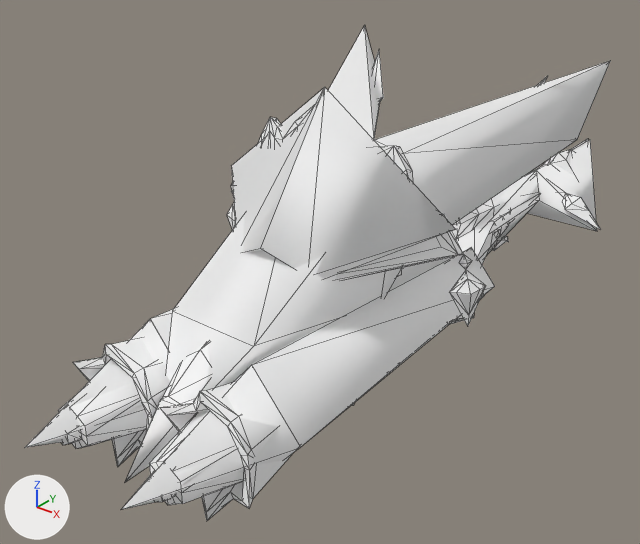
A saved change to the glTF model docs/models/weapons/w04/075.glb.
The view is the same before and after, from a 50 mm camera at (1.14, -2.065, 0.783) aimed at (-0.144, -0.461, -0.211). The lights are fixed; the arrows at lower left show +X, +Y and +Z. The older version comes first. Mesh edges are drawn as thin lines. Vertices at exactly the same position are counted once.

Script lines for the objects in view, before the commit:
```python
me_group_0 = bpy.data.meshes.new('Group[0]')
me_group_0.from_pydata(...)  # 643 vertices, 1057 faces; spans x -0.25..0.25, y -1.24..0.86, z -0.39..0.28
# faces by material slot: [389, 668]
me_group_0.materials.append(mat_xfb__e0_m00_hbg075_env)  # white #ffffff
me_group_0.materials.append(mat_xfb__e1_m00_hbg075_env)  # white #ffffff
me_group_1 = bpy.data.meshes.new('Group[1]')
me_group_1.from_pydata(...)  # 182 vertices, 304 faces; spans x -0.261..0.26, y -1.353..-0.79, z -0.401..-0.105
# faces by material slot: [92, 212]
me_group_1.materials.append(mat_xfb__e0_m00_hbg075_env)  # white #ffffff
me_group_1.materials.append(mat_xfb__e1_m00_hbg075_env)  # white #ffffff
me_group_2 = bpy.data.meshes.new('Group[2]')
me_group_2.from_pydata(...)  # 141 vertices, 244 faces; spans x -0.364..0.364, y -0.84..-0.531, z -0.161..0.328
# faces by material slot: [36, 208]
me_group_2.materials.append(mat_xfb__e0_m00_hbg075_env)  # white #ffffff
me_group_2.materials.append(mat_xfb__e1_m00_hbg075_env)  # white #ffffff
ob_group_0 = bpy.data.objects.new('Group[0]', me_group_0)
ob_group_0.location = (0.0, 0.0, 0.0)
ob_group_1 = bpy.data.objects.new('Group[1]', me_group_1)
ob_group_1.location = (0.0, 0.0, 0.0)
ob_group_2 = bpy.data.objects.new('Group[2]', me_group_2)
ob_group_2.location = (0.0, 0.0, 0.0)
# also in view: 'Group[100]' at (0.0, -0.137, -0.041)
```
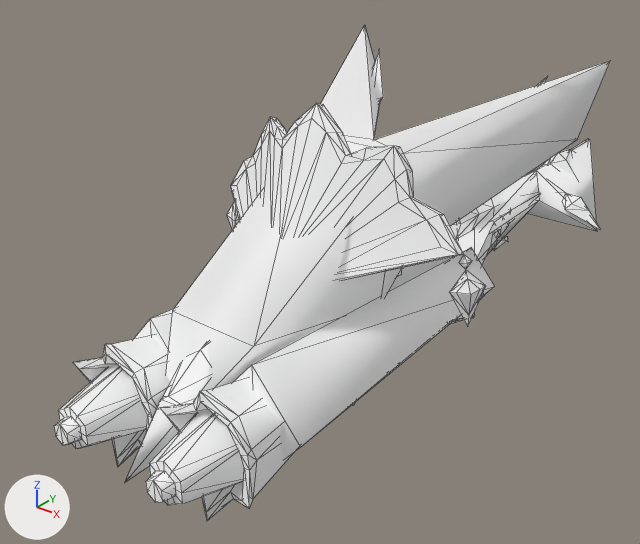
Pixel boxes (x1, y1, x2, y2) of what changed, in the pictures (640 x 544 px):
'Group[2]', reshaped (7% shorter)
    before: (227, 87, 486, 326)
    after: (227, 103, 486, 326)
'Group[1]', reshaped
    before: (26, 319, 300, 520)
    after: (54, 335, 294, 520)
part 1 of me_group_1, deleted
    before: (26, 319, 168, 447)
part 2 of me_group_1, deleted
    before: (121, 365, 300, 510)
part 3 of me_group_2, deleted
    before: (231, 87, 456, 279)

The edits, one by one:
me_group_1 is used by ob_group_1; location (0.0, 0.0, 0.0).
me_group_1 had 182 vertices, 304 faces and spanned x -0.261..0.26, y -1.353..-0.79, z -0.401..-0.105.
me_group_1 now has 172 vertices, 296 faces and spans x -0.248..0.246, y -1.275..-0.79, z -0.401..-0.105.
me_group_1 part 1: the loose piece of 5 vertices spanning x -0.261..-0.025, y -1.353..-1.025, z -0.379..-0.106 is deleted.
me_group_1 part 2: the loose piece of 5 vertices spanning x 0.025..0.26, y -1.353..-1.025, z -0.379..-0.106 is deleted.
me_group_2 is used by ob_group_2; location (0.0, 0.0, 0.0).
me_group_2 had 141 vertices, 244 faces and spanned x -0.364..0.364, y -0.84..-0.531, z -0.161..0.328.
me_group_2 now has 132 vertices, 230 faces and spans x -0.364..0.364, y -0.801..-0.531, z -0.161..0.295.
me_group_2 part 3: the loose piece of 9 vertices spanning x -0.304..0.322, y -0.84..-0.603, z -0.042..0.328 is deleted.
